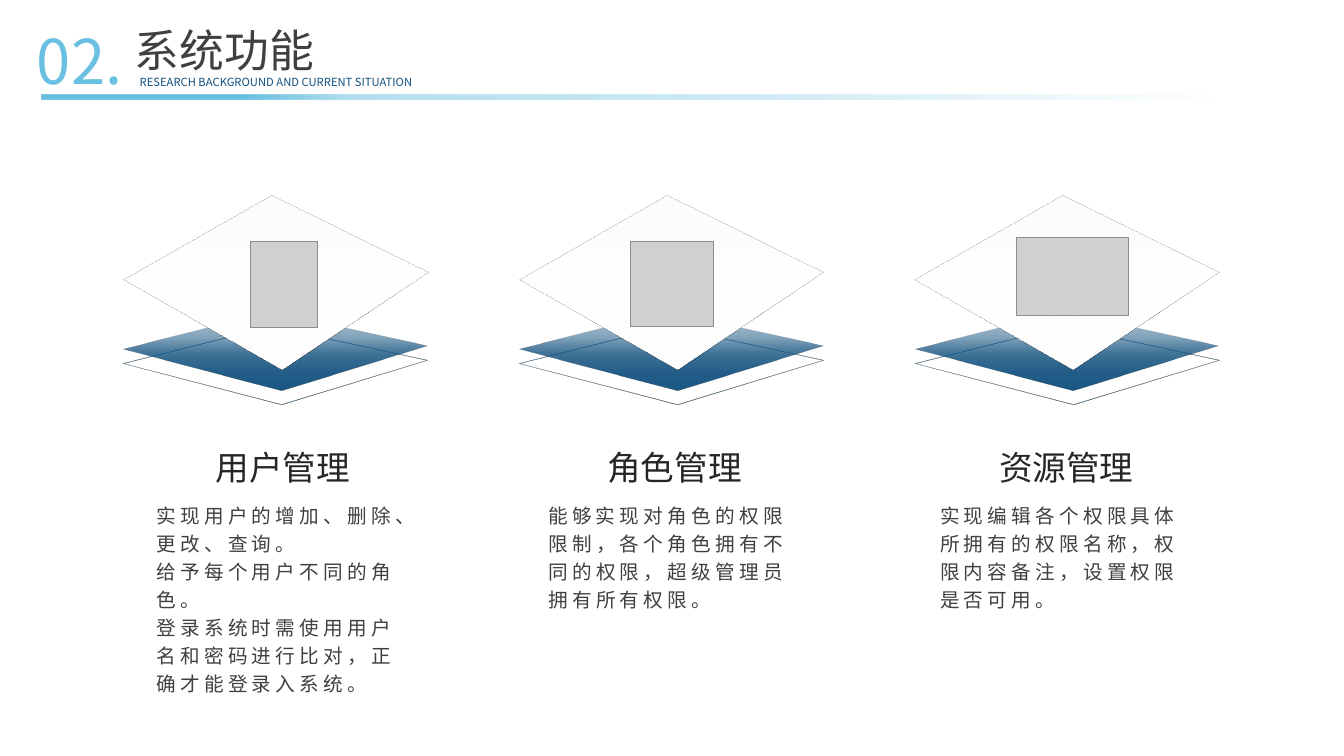
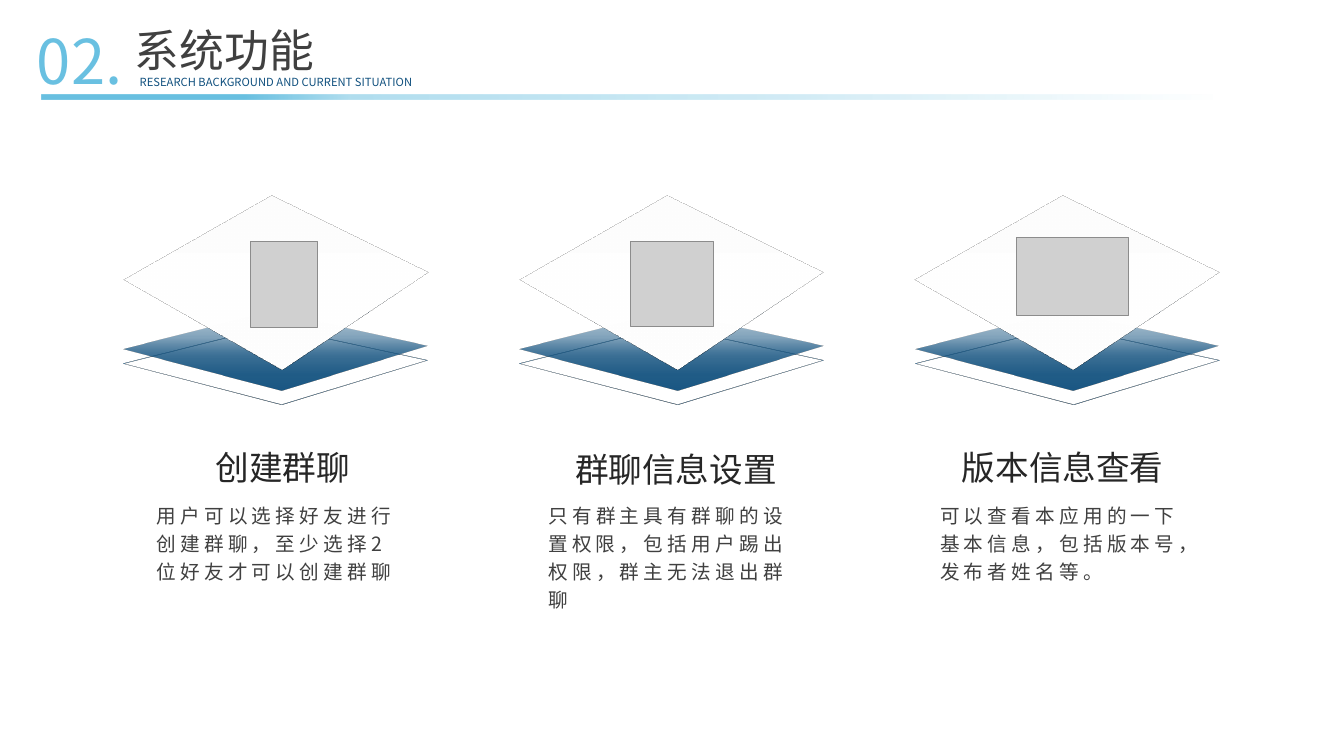
Before and after one commit to ConsoleLZ/chat-app, a slide deck: slide 11 of 毕业论文/毕业答辩(系统开发）.pptx. Drawn at 1344x756 pixels with LibreOffice and Linux fonts; fonts in the diff are those of the drawing; grey boxes stand for pictures. Boxes give left, top, right and bottom in pixels: in the first picture for what was removed or moved away, otherwise in the second. Text is boxed around its words. In the diff, an @@ line names an element or a change of style, - is before the commit and + after.

```diff
--- a/毕业论文/毕业答辩(系统开发）.pptx
+++ b/毕业论文/毕业答辩(系统开发）.pptx
@@ text at (216, 451, 350, 483): text changed @@
-用户管理
+创建群聊
@@ text at (575, 453, 777, 485): text changed @@
-角色管理
+群聊信息设置
@@ text at (962, 451, 1164, 483): text changed @@
-资源管理
+版本信息查看
@@ text at (157, 506, 390, 553): text changed @@
-实现用户的增加、删除、更改、查询。
-给予每个用户不同的角色。
-登录系统时需使用用户名和密码进行比对，正确才能登录入系统。
+用户可以选择好友进行创建群聊，至少选择2位好友才可以创建群聊
@@ text at (548, 506, 783, 609): text changed @@
-能够实现对角色的权限限制，各个角色拥有不同的权限，超级管理员拥有所有权限。
+只有群主具有群聊的设置权限，包括用户踢出权限，群主无法退出群聊
@@ text at (940, 506, 1175, 581): text changed @@
-实现编辑各个权限具体所拥有的权限名称，权限内容备注，设置权限是否可用。
+可以查看本应用的一下基本信息，包括版本号，发布者姓名等。
```
Also in this commit, not shown: 10 other slides changed, 3 other files.
